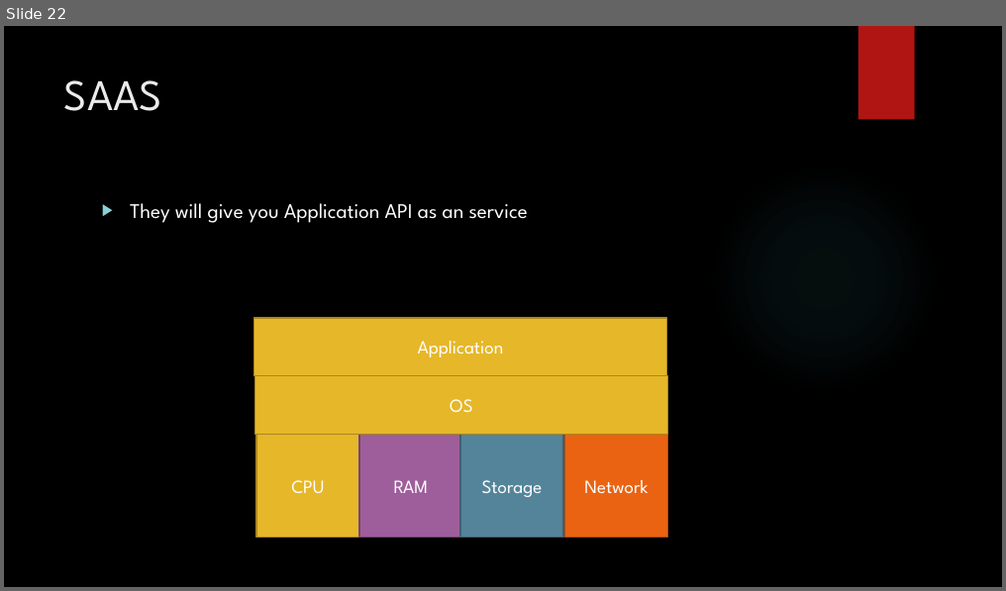
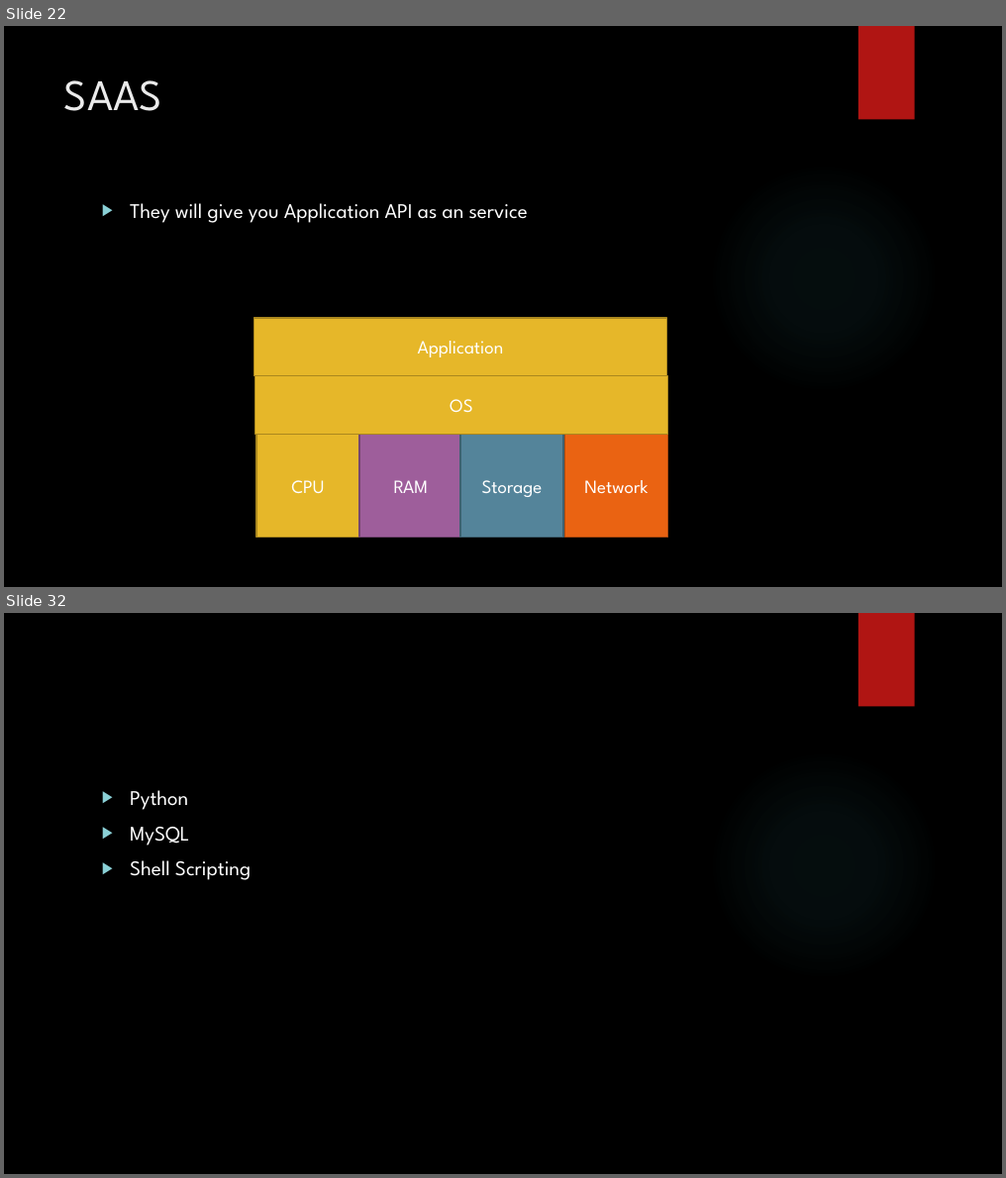
Before and after one commit to karthick1808/DW001, a slide deck: Cloud Basics.pptx. Shown one above the other, each under a label of ours: slide 22 before the commit, slides 22 and 32 after it; the slides between them are not shown. The pictures are 1006x591 and 1006x1178 pixels, drawn with LibreOffice and Linux fonts; fonts in the diff are those of the drawing; background and template pictures are left out. Boxes give left, top, right and bottom in pixels: in the first picture for what was removed or moved away, otherwise in the second. Text is boxed around its words. In the diff, an @@ line names an element or a change of style, - is before the commit and + after.

```diff
--- a/Cloud Basics.pptx
+++ b/Cloud Basics.pptx
@@ slide 32 added at (4,613,1002,1174), background picture (left out); not listed: 2 template elements that a slide beside it also shows @@
@@ text added at (130,790,251,880), 20 pt, text #FFFFFF @@
+▶ Python
+▶ MySQL
+▶ Shell Scripting
```
Also in this commit, not shown: 10 other slides added.
